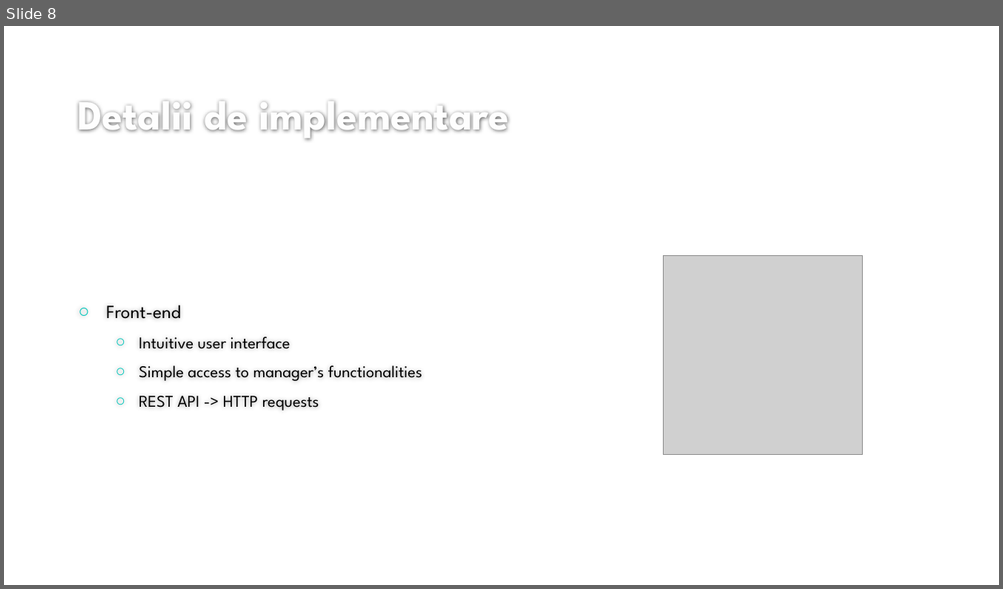
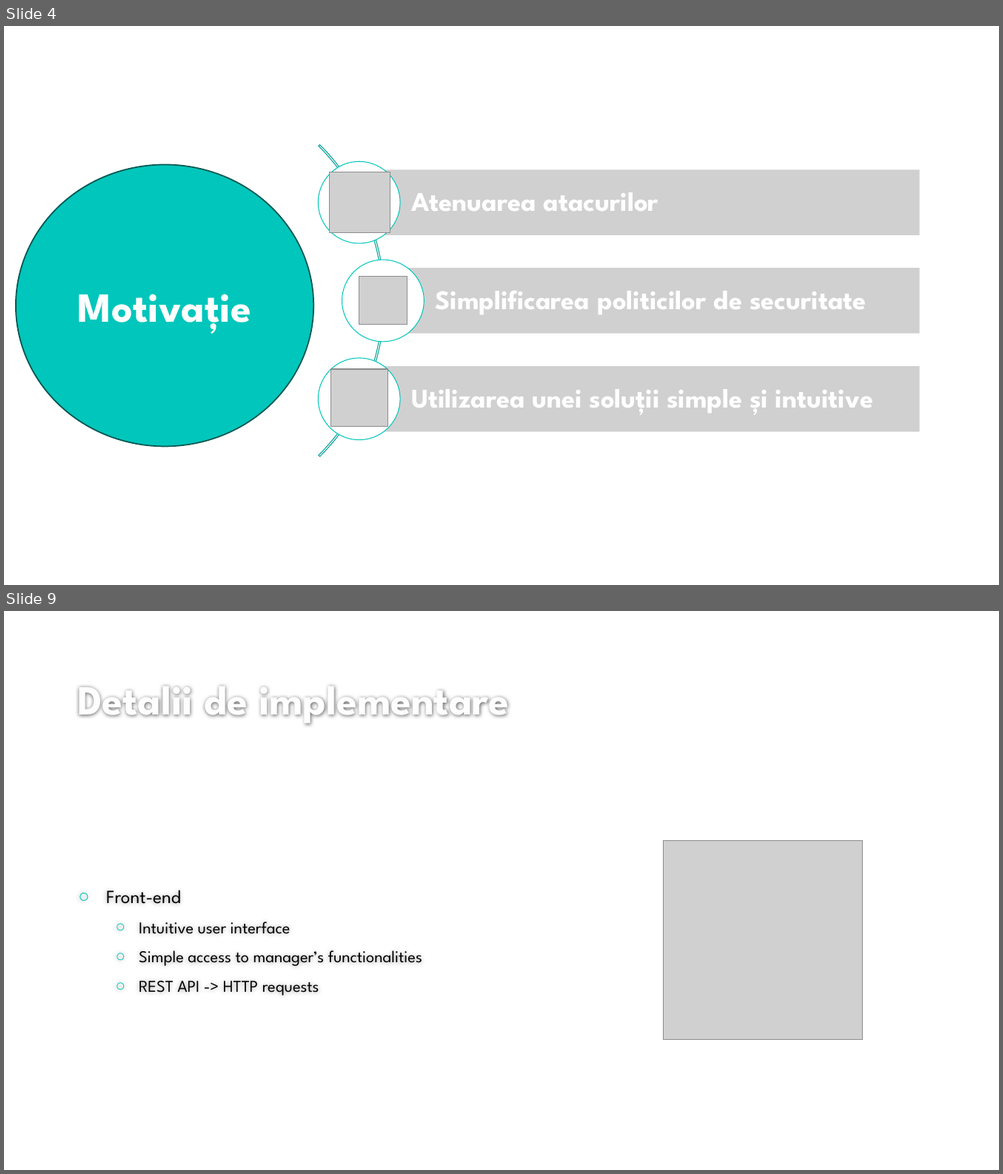
Before and after one commit to dutualincalin/Licenta_Password-Manager, a slide deck: Prezentare Milestone.pptx. Shown one above the other, each under a label of ours: slide 8 before the commit, slides 4 and 9 after it; the slides between them are not shown. The pictures are 1003x589 and 1003x1174 pixels, drawn with LibreOffice and Linux fonts; fonts in the diff are those of the drawing; grey boxes stand for pictures; background and template pictures are left out. Boxes give left, top, right and bottom in pixels: in the first picture for what was removed or moved away, otherwise in the second. Text is boxed around its words. In the diff, an @@ line names an element or a change of style, - is before the commit and + after.

```diff
--- a/Prezentare Milestone.pptx
+++ b/Prezentare Milestone.pptx
@@ slide 4 added at bbox=[4, 26, 999, 585], background #FFFFFF @@
@@ ellipse added at bbox=[16, 165, 313, 447], fill #00C6BB, outline #005752 1.25 pt, 40 pt, text #FFFFFF, bold @@
+Motivație
@@ picture added at bbox=[330, 173, 390, 232] @@
@@ picture added at bbox=[359, 277, 407, 324] @@
@@ group added at bbox=[4, 81, 919, 522]: 3 pictures, 3 texts, 3 ellipses, 1 arch (boxed as its full ring) @@
+Atenuarea atacurilor
+Simplificarea politicilor de securitate
+Utilizarea unei soluții simple și intuitive
@@ picture added at bbox=[331, 369, 388, 426] @@
@@ what was slide 8 is now slide 9 @@
```
Also in this commit, not shown: 7 slides changed, 2 other slides added, 4 slides removed, 23 other files.
